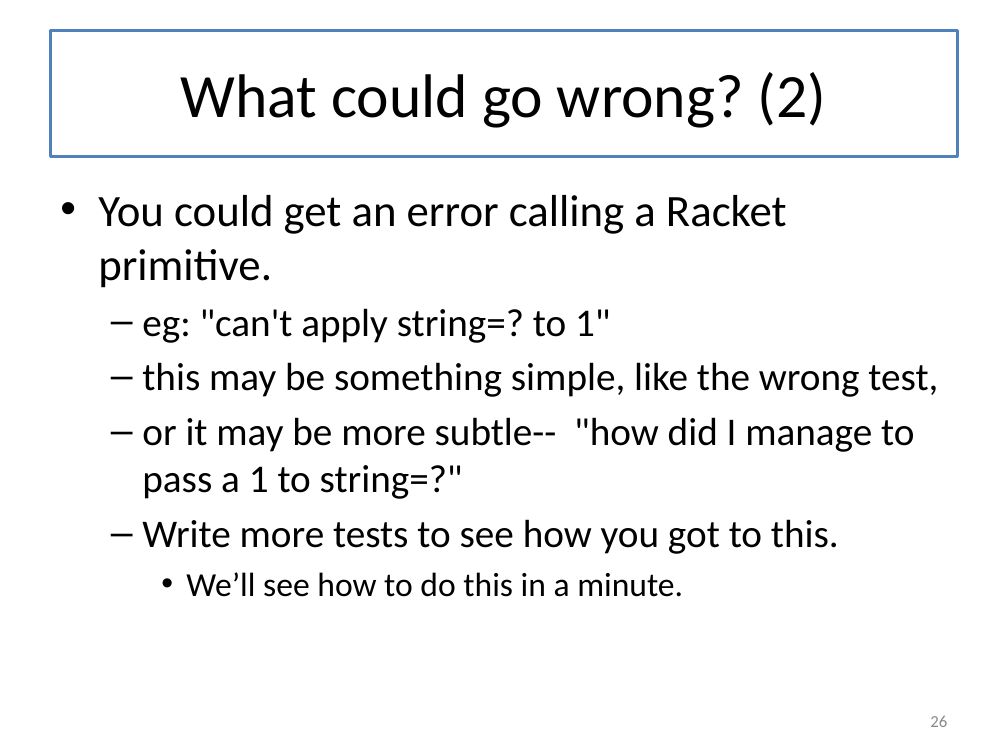
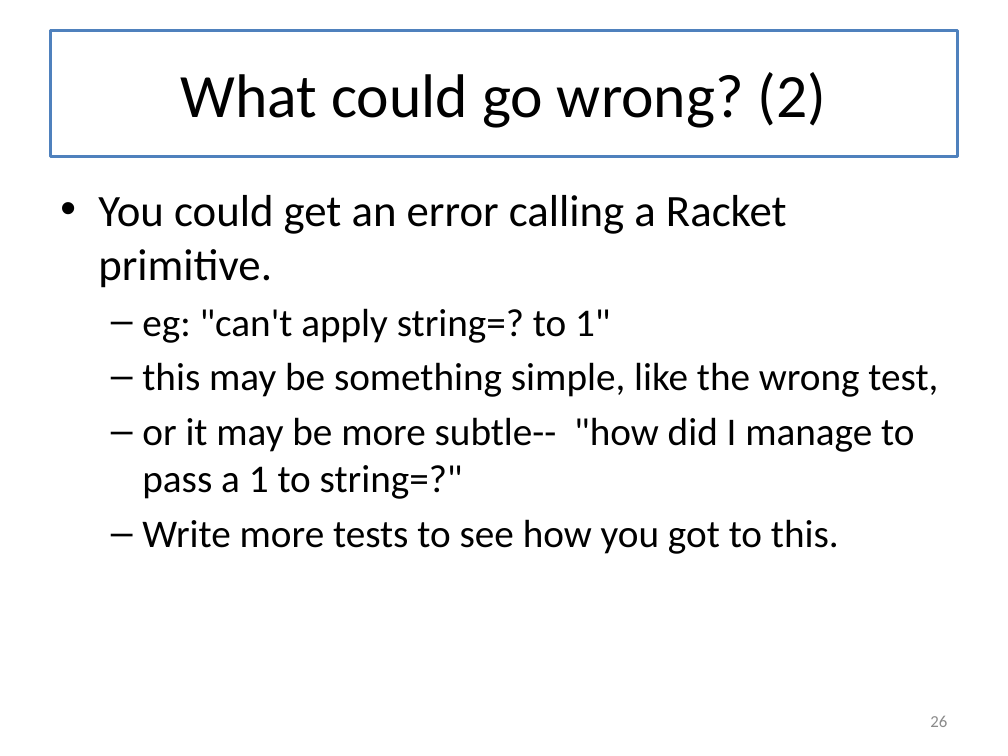
Before and after one commit to mwand/cs5010f16, a slide deck: slide 26 of Slides/Lesson 2.4 Testing.pptx. Drawn at 1008x756 pixels with LibreOffice and Linux fonts; fonts in the diff are those of the drawing. Boxes give left, top, right and bottom in pixels: in the first picture for what was removed or moved away, otherwise in the second. Text is boxed around its words. In the diff, an @@ line names an element or a change of style, - is before the commit and + after.

```diff
--- a/Slides/Lesson 2.4 Testing.pptx
+++ b/Slides/Lesson 2.4 Testing.pptx
@@ text at <box>186,572,683,597</box>: paragraph removed @@
-    • We’ll see how to do this in a minute.
```
Also in this commit, not shown: 10 other slides changed, 6 slides added, 6 slides removed, 4 other files.
